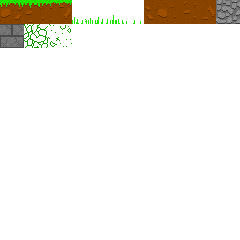
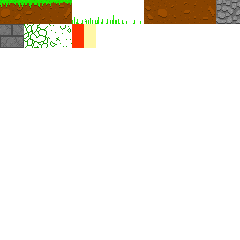
Revision of a layered 240x240 image; what changed, layer by layer:
added layer "Stone1 copy" over box(72, 24, 96, 48)
